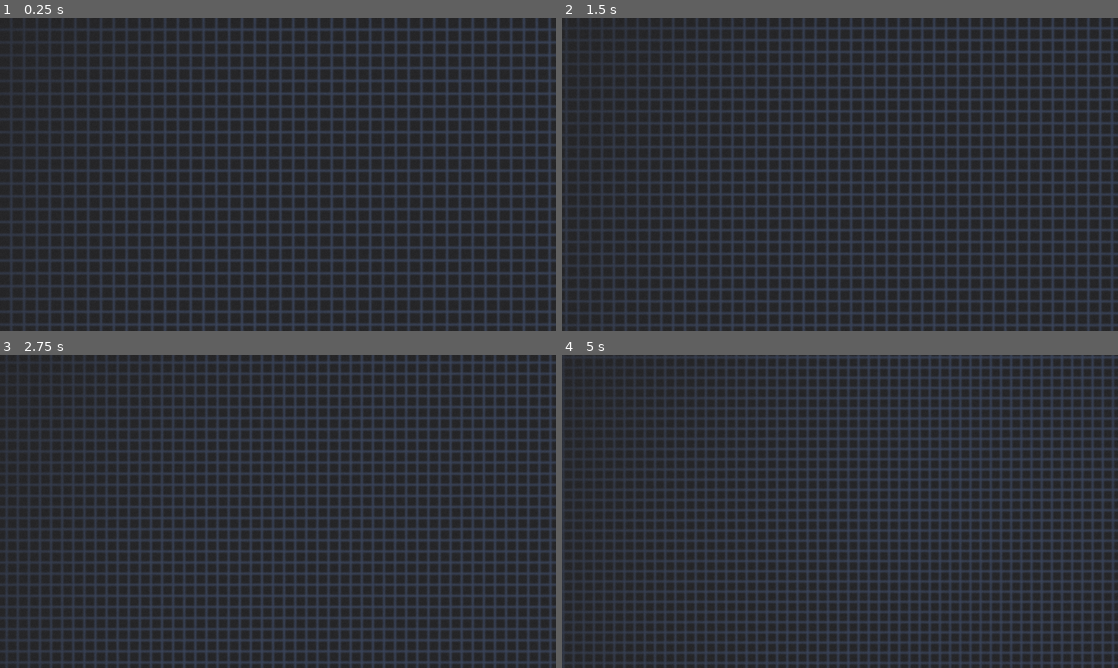
Above: before the commit, frames 1-4 (two rows, left to right).
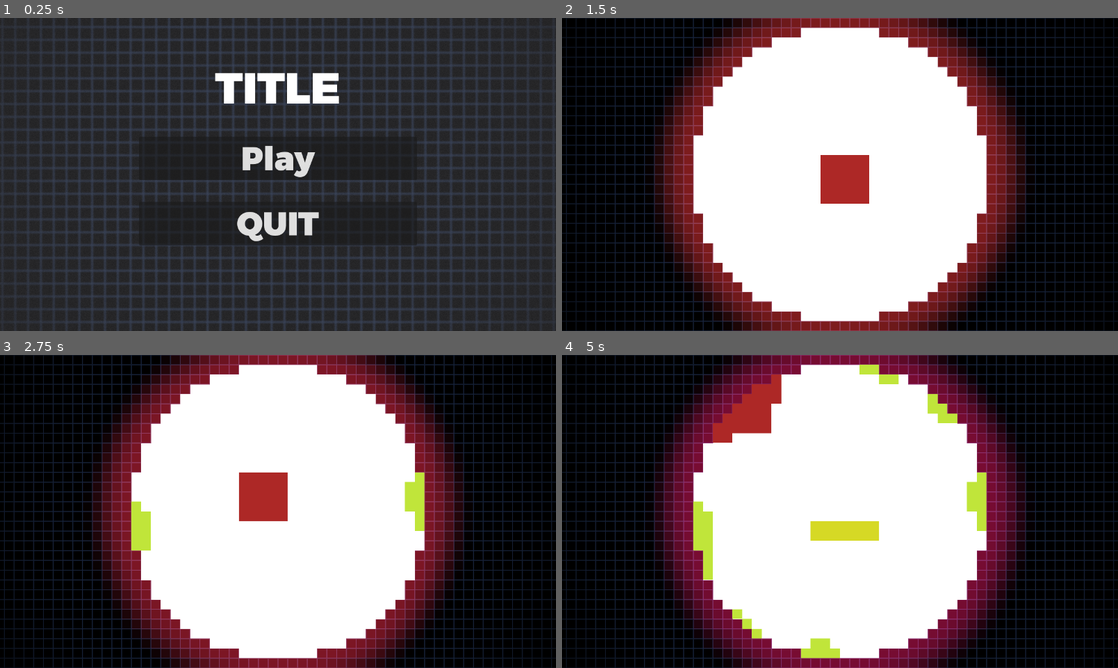
Above: after the commit, the same moments.

Repository: Masupell/sand_tetris_round
Game: Godot game, scene res://scenes/main_menu.tscn
Same seed, same stepped clock (60 frames per second), same inputs: the game is played once before the commit and once after it. The project has no main scene, so this scene is started directly.
Inputs (mouse positions are in pixels of both pictures, inside the frame that each line leads up to):
- Up to frame 1 (0.25 s): no input
- Up to frame 2 (1.5 s): click (840, 158) at 0.5 s, where only the run after the commit has a clickable "Play"; tap Enter (ui_accept) at 1.25 s; move the mouse to (962, 158) at 1.27 s; hold Right (clockwise) from 1.28 s (still down); click (962, 158) at 1.42 s
- Up to frame 3 (2.75 s): tap Enter (ui_accept) at 1.52, 2.27 s; move the mouse to (166, 527) at 2.02 s; release Right (clockwise) at 2.03 s; tap Left (counter_clockwise) at 2.1 s; click (166, 527) at 2.17 s
- Up to frame 4 (5 s): move the mouse to (895, 442) at 2.77 s; hold Space (space) 2.78-3.53 s; click (895, 442) at 2.92 s; move the mouse to (812, 574) at 3.52 s; tap Right (clockwise) at 3.6 s; click (812, 574) at 3.67 s; tap Enter (ui_accept) at 3.77, 4.52 s; move the mouse to (1006, 558) at 4.27 s; hold Left (counter_clockwise) from 4.28 s (still down); click (1006, 558) at 4.42 s

The runs differ from the first frame. In frame 1, 36% of the frame differs, in the area x 0-100%, y 0-100%; in frame 2, 96%; in frame 3, 96%; in frame 4, 96%.

Commit message:
Main Menu UI

Diff:
--- a/Code/Shaders/main_menu.gdshader
+++ b/Code/Shaders/main_menu.gdshader
@@ -4,7 +4,7 @@
 
 uniform float scale = 0.9;
 
-uniform float pixels = 64.0;
+uniform float pixels = 32.0;
 uniform vec3 line_color: source_color = vec3(0.2, 0.3, 0.5);
 uniform float thickness: hint_range(0.1, 10.0, 0.1) = 2.0;
 
@@ -21,7 +21,7 @@
 	uv.x *= size.x/size.y;
 	uv += 0.5;
 
-	float zoom = sin(TIME*0.2)*16.0+(3.0*pixels)/4.0;
+	float zoom = sin(TIME*0.2)*8.0+(3.0*pixels)/4.0;
 	float line_thickness = zoom * thickness / size.y;
 
 	vec2 dist = uv-vec2(0.5);
--- /dev/null
+++ b/Code/main_menu.gd
@@ -0,0 +1,9 @@
+class_name Main
+extends CanvasLayer
+
+func _on_button_pressed() -> void:
+	get_tree().change_scene_to_file("res://scenes/World.tscn")
+
+
+func _on_button_2_pressed() -> void:
+	get_tree().quit()
--- a/scenes/main_menu.tscn
+++ b/scenes/main_menu.tscn
@@ -1,13 +1,15 @@
-[gd_scene load_steps=5 format=3 uid="uid://dh6j552ydojs0"]
+[gd_scene load_steps=7 format=3 uid="uid://dh6j552ydojs0"]
 
 [ext_resource type="Shader" uid="uid://dtpbkqrwo62oq" path="res://Code/Shaders/main_menu.gdshader" id="1_l6cm7"]
+[ext_resource type="Script" uid="uid://dxbpde2ydhpwc" path="res://Code/main_menu.gd" id="1_wu84c"]
 [ext_resource type="Shader" uid="uid://chqdqh7a8d1im" path="res://Code/Shaders/main_menu_blur.gdshader" id="2_ekxnf"]
+[ext_resource type="FontFile" uid="uid://bx5ntou3xk17w" path="res://assets/Montserrat-Black.otf" id="3_bqqt6"]
 
 [sub_resource type="ShaderMaterial" id="ShaderMaterial_ekxnf"]
 shader = ExtResource("1_l6cm7")
 shader_parameter/size = Vector2(1280, 720)
 shader_parameter/scale = 0.9
-shader_parameter/pixels = 64.0
+shader_parameter/pixels = 32.0
 shader_parameter/line_color = Color(0.2, 0.3, 0.5, 1)
 shader_parameter/thickness = 4.0000000596048
 
@@ -17,7 +19,8 @@
 shader_parameter/tint = Color(0.9019608, 0.9019608, 0.9490196, 0.16470589)
 shader_parameter/noise_strength = 0.02
 
-[node name="MainMenu" type="Node2D"]
+[node name="MainMenu" type="CanvasLayer"]
+script = ExtResource("1_wu84c")
 
 [node name="Background" type="Node" parent="."]
 
@@ -26,8 +29,6 @@
 anchors_preset = 15
 anchor_right = 1.0
 anchor_bottom = 1.0
-offset_right = 1280.0
-offset_bottom = 720.0
 grow_horizontal = 2
 grow_vertical = 2
 
@@ -36,7 +37,53 @@
 anchors_preset = 15
 anchor_right = 1.0
 anchor_bottom = 1.0
-offset_right = 1280.0
-offset_bottom = 720.0
 grow_horizontal = 2
 grow_vertical = 2
+
+[node name="UI" type="Control" parent="."]
+layout_mode = 3
+anchors_preset = 15
+anchor_right = 1.0
+anchor_bottom = 1.0
+grow_horizontal = 2
+grow_vertical = 2
+
+[node name="MarginContainer" type="MarginContainer" parent="UI"]
+layout_mode = 1
+anchors_preset = 15
+anchor_right = 1.0
+anchor_bottom = 1.0
+grow_horizontal = 2
+grow_vertical = 2
+theme_override_constants/margin_left = 320
+theme_override_constants/margin_top = 100
+theme_override_constants/margin_right = 320
+theme_override_constants/margin_bottom = 100
+
+[node name="VBoxContainer" type="VBoxContainer" parent="UI/MarginContainer"]
+layout_mode = 2
+theme_override_constants/separation = 50
+
+[node name="Label" type="Label" parent="UI/MarginContainer/VBoxContainer"]
+layout_mode = 2
+theme_override_fonts/font = ExtResource("3_bqqt6")
+theme_override_font_sizes/font_size = 100
+text = "TITLE"
+horizontal_alignment = 1
+vertical_alignment = 1
+
+[node name="Button" type="Button" parent="UI/MarginContainer/VBoxContainer"]
+custom_minimum_size = Vector2(0, 100)
+layout_mode = 2
+theme_override_fonts/font = ExtResource("3_bqqt6")
+theme_override_font_sizes/font_size = 75
+text = "Play"
+
+[node name="Button2" type="Button" parent="UI/MarginContainer/VBoxContainer"]
+layout_mode = 2
+theme_override_fonts/font = ExtResource("3_bqqt6")
+theme_override_font_sizes/font_size = 75
+text = "QUIT"
+
+[connection signal="pressed" from="UI/MarginContainer/VBoxContainer/Button" to="." method="_on_button_pressed"]
+[connection signal="pressed" from="UI/MarginContainer/VBoxContainer/Button2" to="." method="_on_button_2_pressed"]
Not shown, added: Code/main_menu.gd.uid
Binary file added: assets/Montserrat-Black.otf
